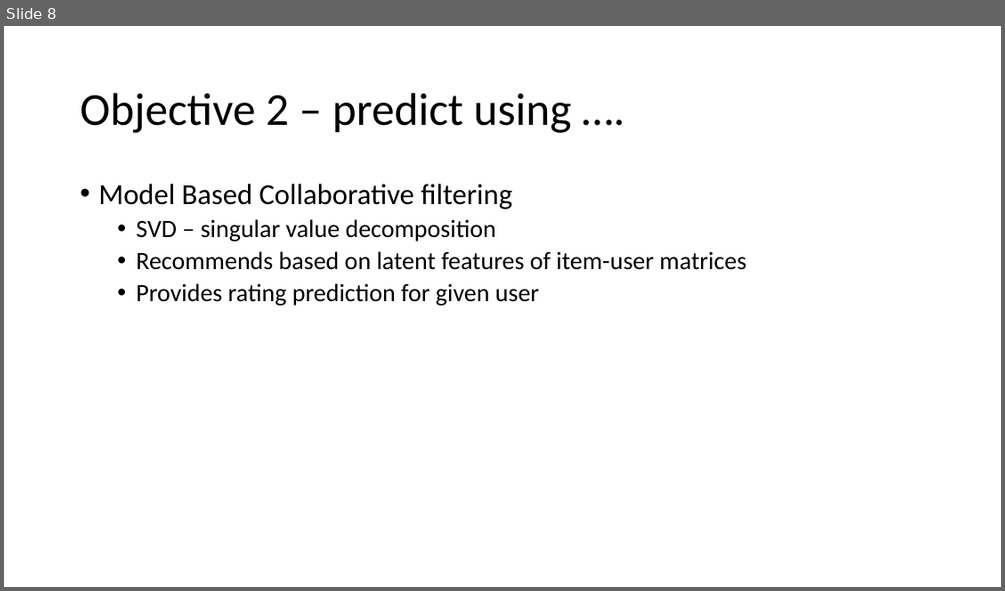
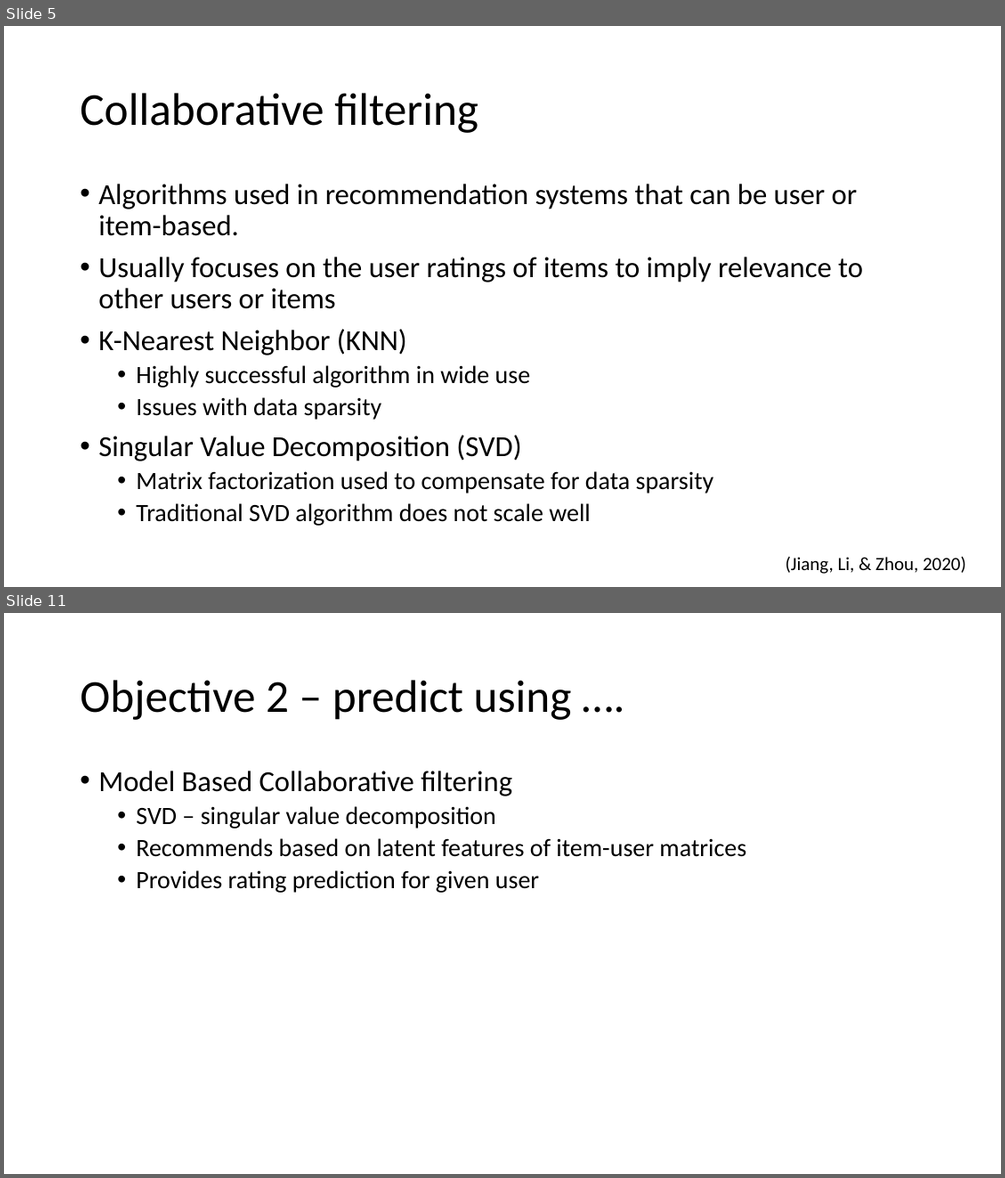
Before and after one commit to deejayrusso/Movie-Recommendation-System, a slide deck: Data Mining Project.pptx. Shown one above the other, each under a label of ours: slide 8 before the commit, slides 5 and 11 after it; the slides between them are not shown. The pictures are 1005x591 and 1005x1178 pixels, drawn with LibreOffice and Linux fonts; fonts in the diff are those of the drawing. Boxes give left, top, right and bottom in pixels: in the first picture for what was removed or moved away, otherwise in the second. Text is boxed around its words. In the diff, an @@ line names an element or a change of style, - is before the commit and + after.

```diff
--- a/Data Mining Project.pptx
+++ b/Data Mining Project.pptx
@@ slide 5 added at [4,26,1001,587], background #FFFFFF @@
@@ title added at [80,93,478,133], 44 pt, text #000000 @@
+Collaborative filtering
@@ text added at [98,184,863,525], 28 pt, text #000000 @@
+• Algorithms used in recommendation systems that can be user or item-based.
+• Usually focuses on the user ratings of items to imply relevance to other users or items
+• K-Nearest Neighbor (KNN)
+  • Highly successful algorithm in wide use
+  • Issues with data sparsity
+• Singular Value Decomposition (SVD)
+  • Matrix factorization used to compensate for data sparsity
+  • Traditional SVD algorithm does not scale well
@@ text added at [785,556,966,573], 18 pt, text #000000 @@
+(Jiang, Li, & Zhou, 2020)
@@ what was slide 8 is now slide 11 @@
```
Also in this commit, not shown: 4 slides changed, 7 other slides added, 2 slides removed, 1 other file.
